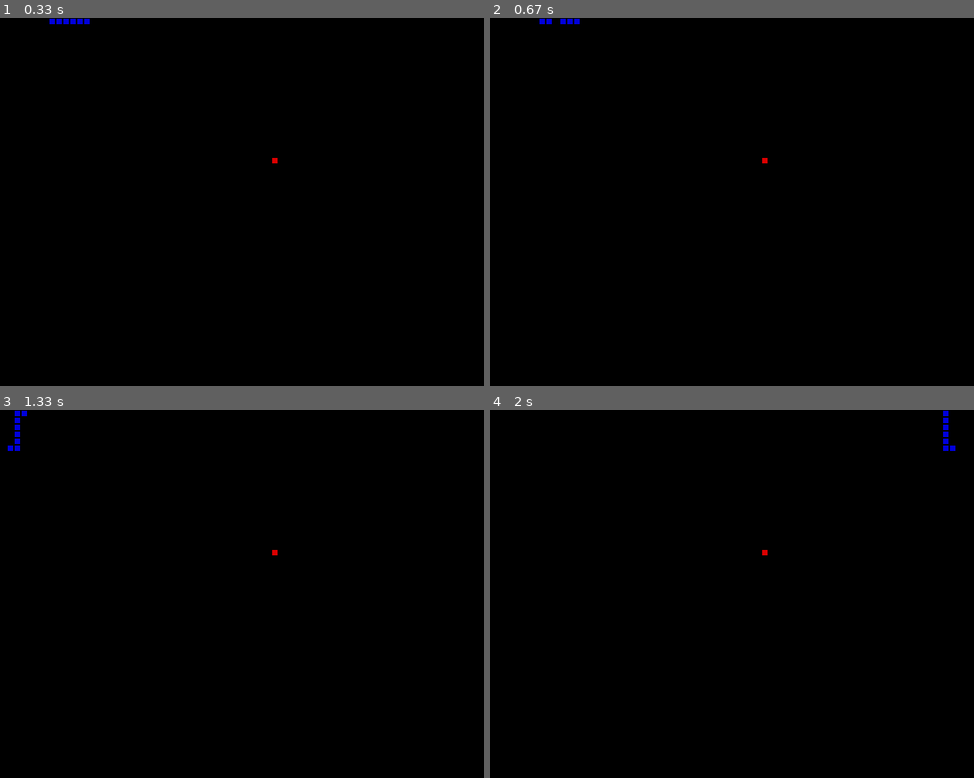
Above: before the commit, frames 1-4 (two rows, left to right).
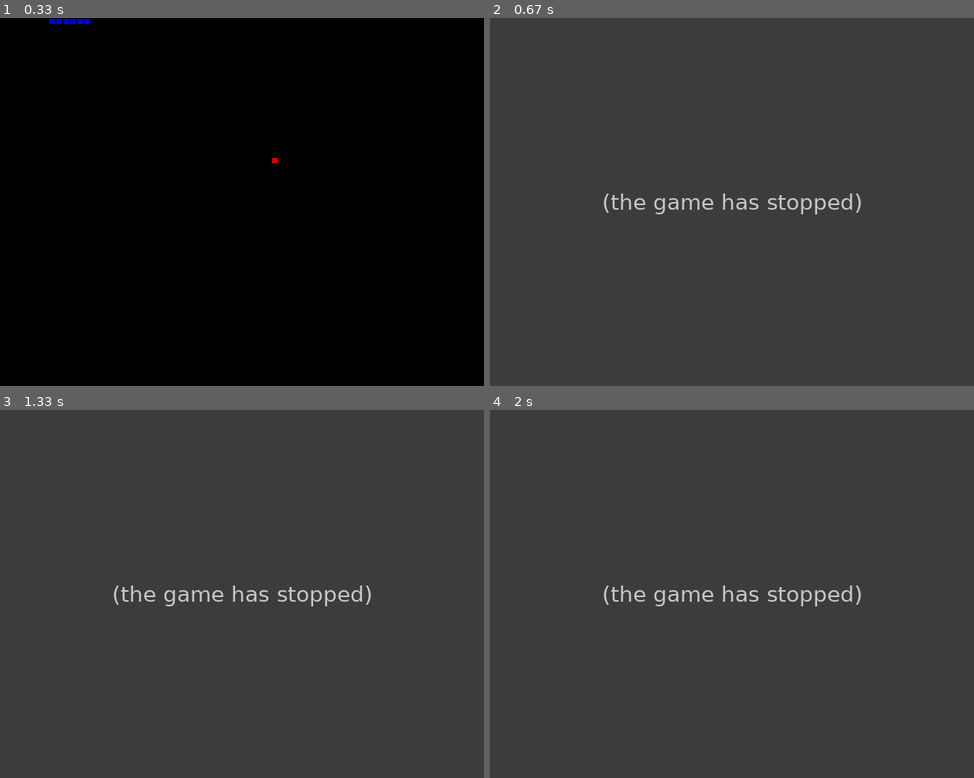
Above: after the commit, the same moments.

Repository: muertos/pygame-snake
Game: pygame game, started from src/main.py
Same seed, same stepped clock (60 frames per second), same inputs: the game is played once before the commit and once after it.
Inputs:
- Up to frame 1 (0.33 s): no input
- Up to frame 2 (0.67 s): hold Left from 0.33 s (still down)
- Up to frame 3 (1.33 s): release Left at 0.87 s; hold Down 0.9-1.2 s; hold Left from 1.23 s (still down)
- Up to frame 4 (2 s): release Left at 1.63 s; hold Up from 1.67 s (still down)

Frame 1 is identical in both runs. In frame 2, 100% of the frame differs, in the area x 0-100%, y 0-100%; in frame 3, 100%; in frame 4, 100%.
After the commit the program exited at 0.35 s; later frames show no game.

Commit message:
add check if snake collided with itself

Diff:
--- a/src/objects.py
+++ b/src/objects.py
@@ -121,7 +121,7 @@
     # update head x,y
     self.x += self.dx
     self.y += self.dy
-    # collision detection
+    # wall collision detection
     if self.x > Grid.width:
         self.x = 1
     if self.x < 0:
@@ -138,6 +138,15 @@
         # this is lazy checking, improve later
         apple.generate()
       apple.draw_cell(background, apple.x, apple.y, apple.color)
+      # this seems wrong, but it works
       self.pos.insert(0, (self.x, self.y))
+    # check if snake collided with itself
+    for i in range(self.length):
+      # avoid index error
+      if i == self.length - 1:
+        break
+      if self.pos[i + 1] == (self.x, self.y):
+        print("you collided with yourself!")
+        sys.exit()
     self.pos.insert(0, (self.x, self.y))
     self.pos.pop(self.length)
